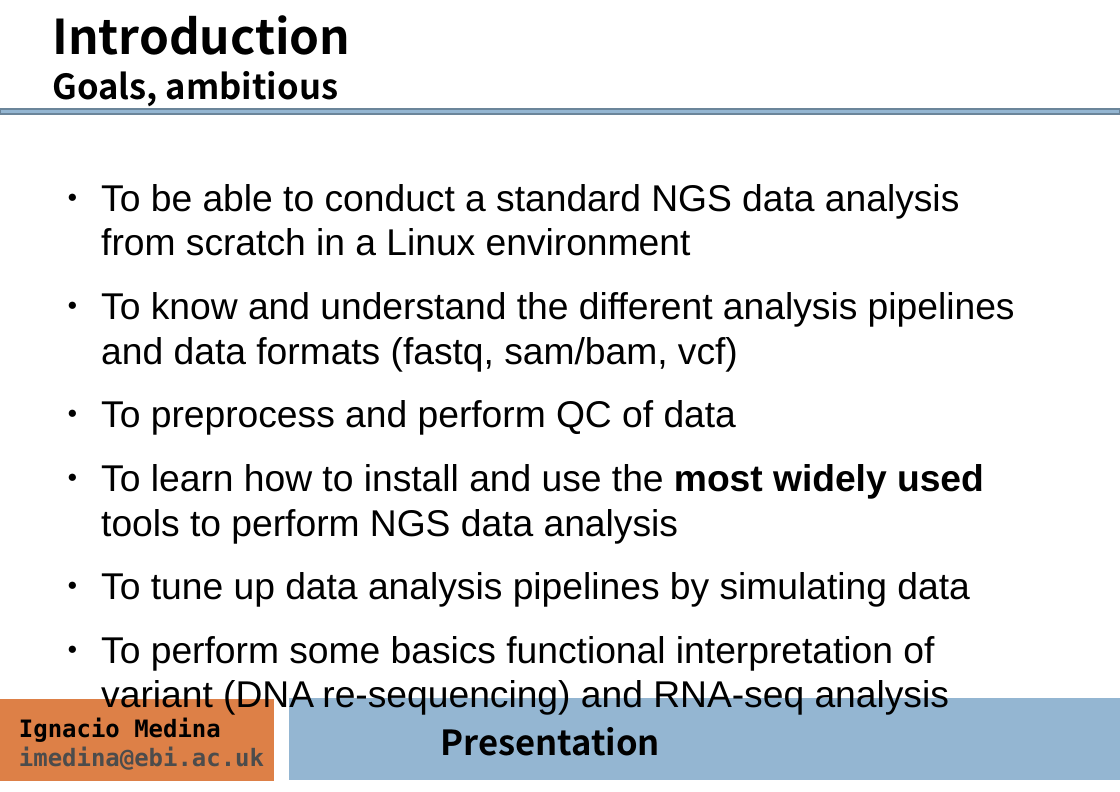
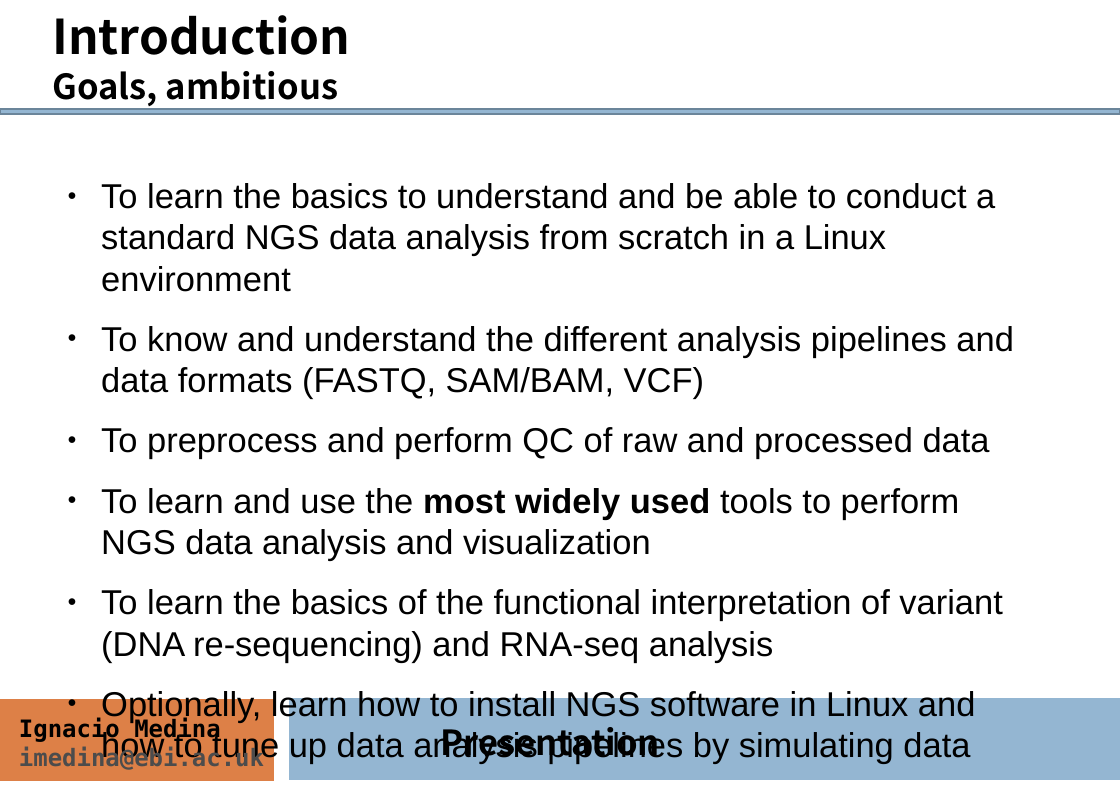
Before and after one commit to ngs-course/ngs-course.github.io, a slide deck: slide 4 of Course_Materials/presentation/presentation_mda14.odp. Drawn at 1120x792 pixels with LibreOffice and Linux fonts; fonts in the diff are those of the drawing. Boxes give left, top, right and bottom in pixels: in the first picture for what was removed or moved away, otherwise in the second. Text is boxed around its words. In the diff, an @@ line names an element or a change of style, - is before the commit and + after.

```diff
--- a/Course_Materials/presentation/presentation_mda14.odp
+++ b/Course_Materials/presentation/presentation_mda14.odp
@@ text at (x1=101, y1=183, x2=1013, y2=764): text changed; size 28 to 25.9 pt @@
-● To be able to conduct a standard NGS data analysis from scratch in a Linux environment
-● To know and understand the different analysis pipelines and data formats (fastq, sam/bam, vcf)
-● To preprocess and perform QC of data
-● To learn how to install and use the most widely used tools to perform NGS data analysis
-● To tune up data analysis pipelines by simulating data
-● To perform some basics functional interpretation of variant (DNA re-sequencing) and RNA-seq analysis
+● To learn the basics to understand and be able to conduct a standard NGS data analysis from scratch in a Linux environment
+● To know and understand the different analysis pipelines and data formats (FASTQ, SAM/BAM, VCF)
+● To preprocess and perform QC of raw and processed data
+● To learn and use the most widely used tools to perform NGS data analysis and visualization
+● To learn the basics of the functional interpretation of variant (DNA re-sequencing) and RNA-seq analysis
+● Optionally, learn how to install NGS software in Linux and how to tune up data analysis pipelines by simulating data
```
Also in this commit, not shown: 6 other slides changed, 1 other file.
